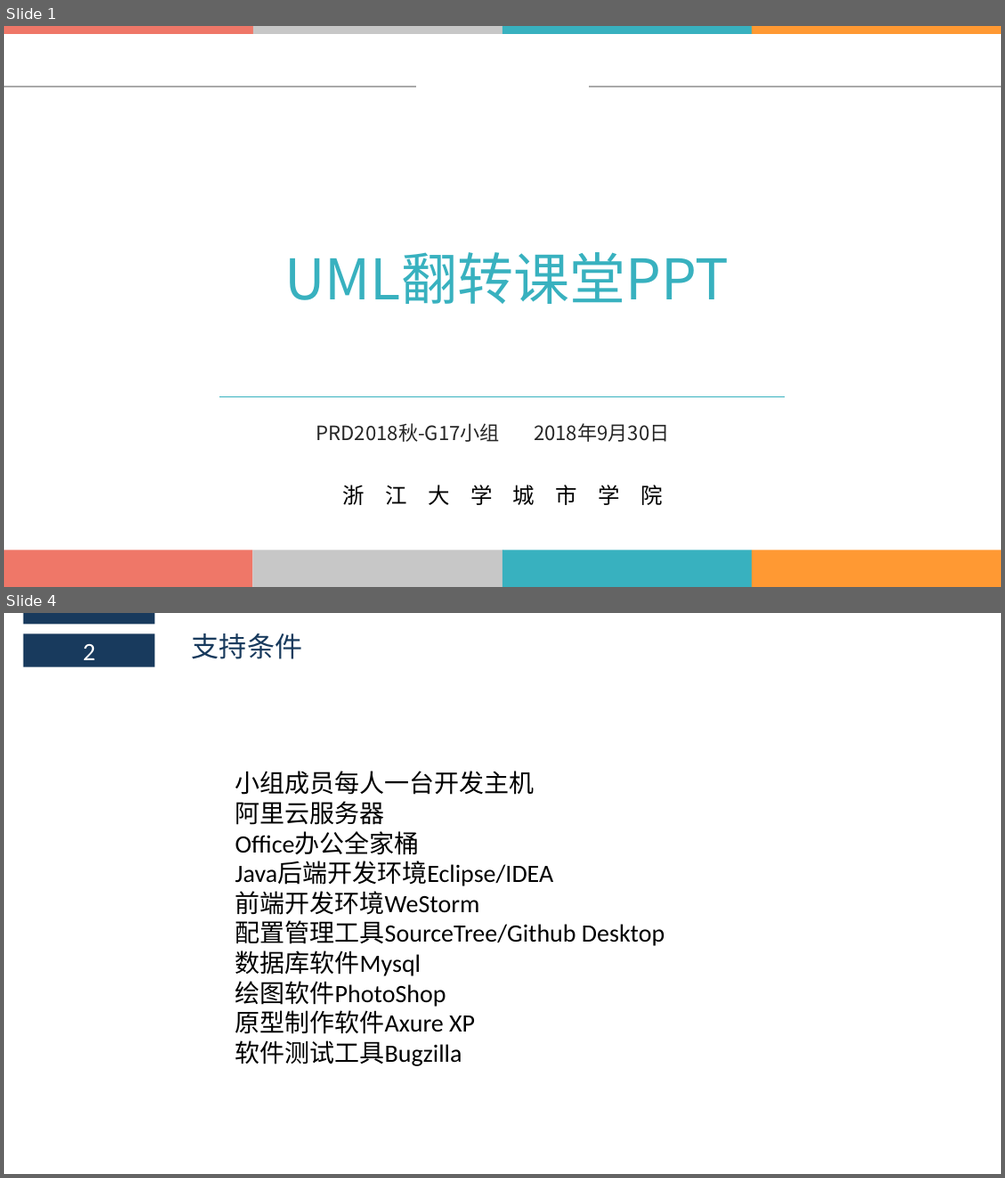
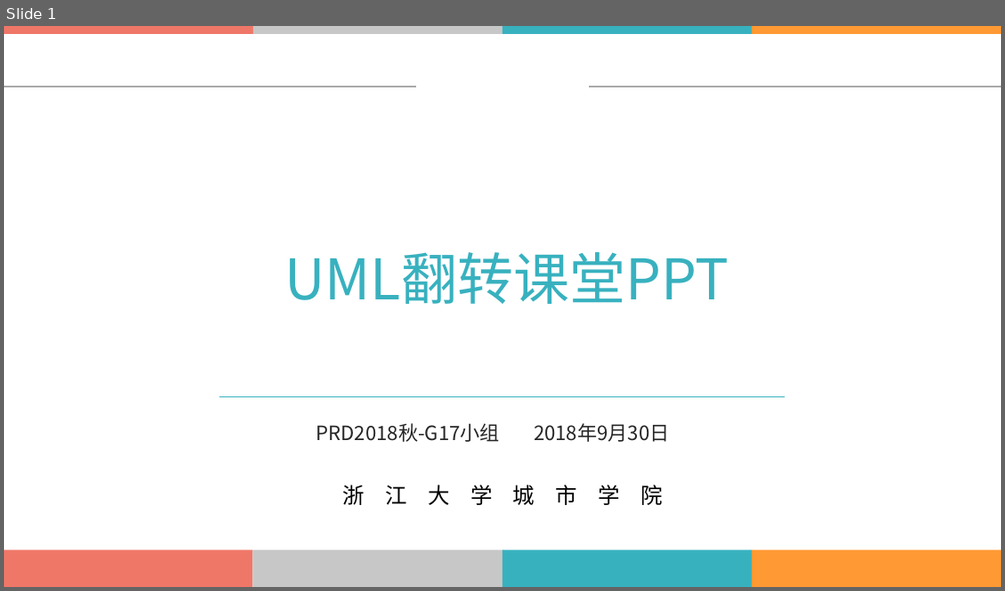
Before and after one commit to boboHh/AssistantTeaching, a slide deck: 非受控文档/01-江亮儒/PRD2018-G11-UML图.pptx. Shown one above the other, each under a label of ours: slides 1 and 4 before the commit, slide 1 after it; the slides between them are not shown. The pictures are 1005x1178 and 1005x591 pixels, drawn with LibreOffice and Linux fonts; fonts in the diff are those of the drawing; background and template pictures are left out. Boxes give left, top, right and bottom in pixels: in the first picture for what was removed or moved away, otherwise in the second. Text is boxed around its words. In the diff, an @@ line names an element or a change of style, - is before the commit and + after.

```diff
--- a/非受控文档/01-江亮儒/PRD2018-G11-UML图.pptx
+++ b/非受控文档/01-江亮儒/PRD2018-G11-UML图.pptx
@@ slide 4 removed at [4,613,1001,1174], background #FFFFFF @@
@@ rectangle removed at [24,613,155,625] @@
@@ rectangle removed at [24,634,155,666] @@
-2
@@ text removed at [192,633,302,659] @@
-支持条件
@@ text removed at [235,771,664,1066] @@
-小组成员每人一台开发主机
-阿里云服务器
-Office办公全家桶
-Java后端开发环境Eclipse/IDEA
-前端开发环境WeStorm
-配置管理工具SourceTree/Github Desktop
-数据库软件Mysql
-绘图软件PhotoShop
-原型制作软件Axure XP
-软件测试工具Bugzilla
```
Also in this commit, not shown: 2 slides changed, 22 slides added, 14 other slides removed, 1 other file.
